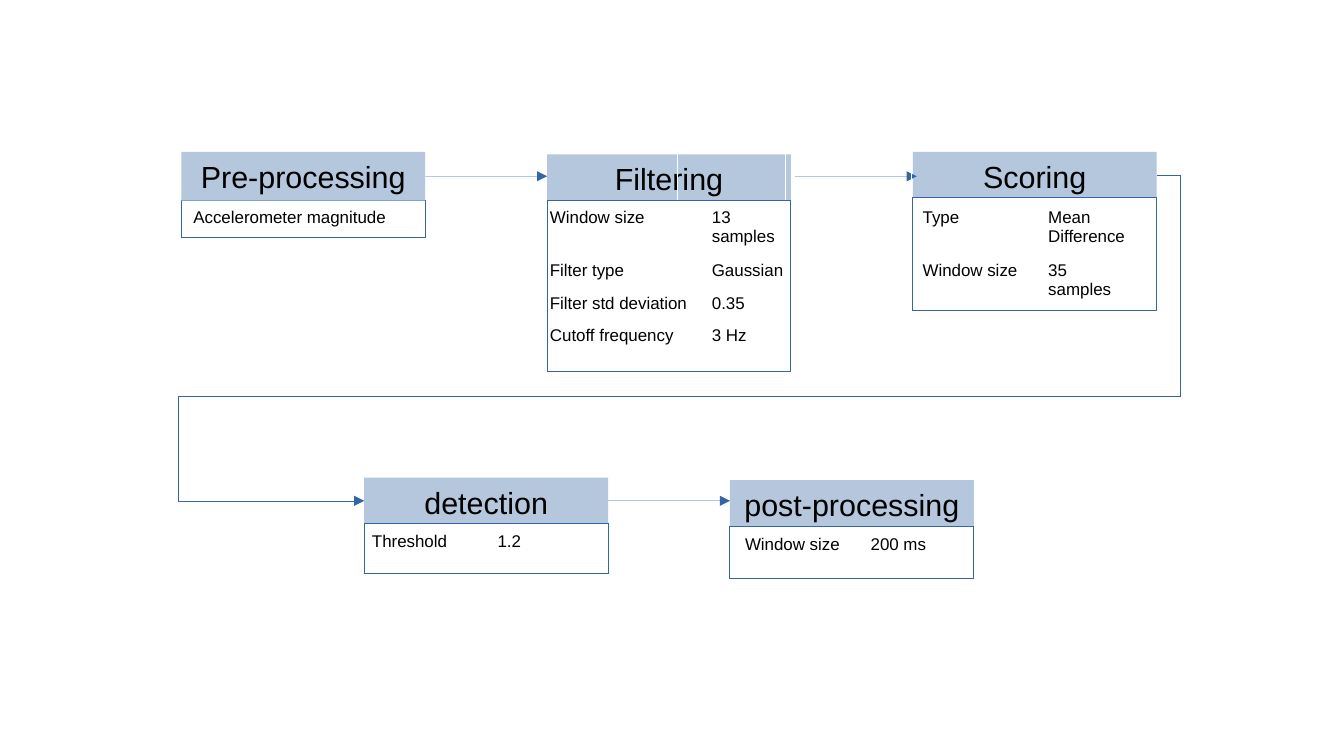
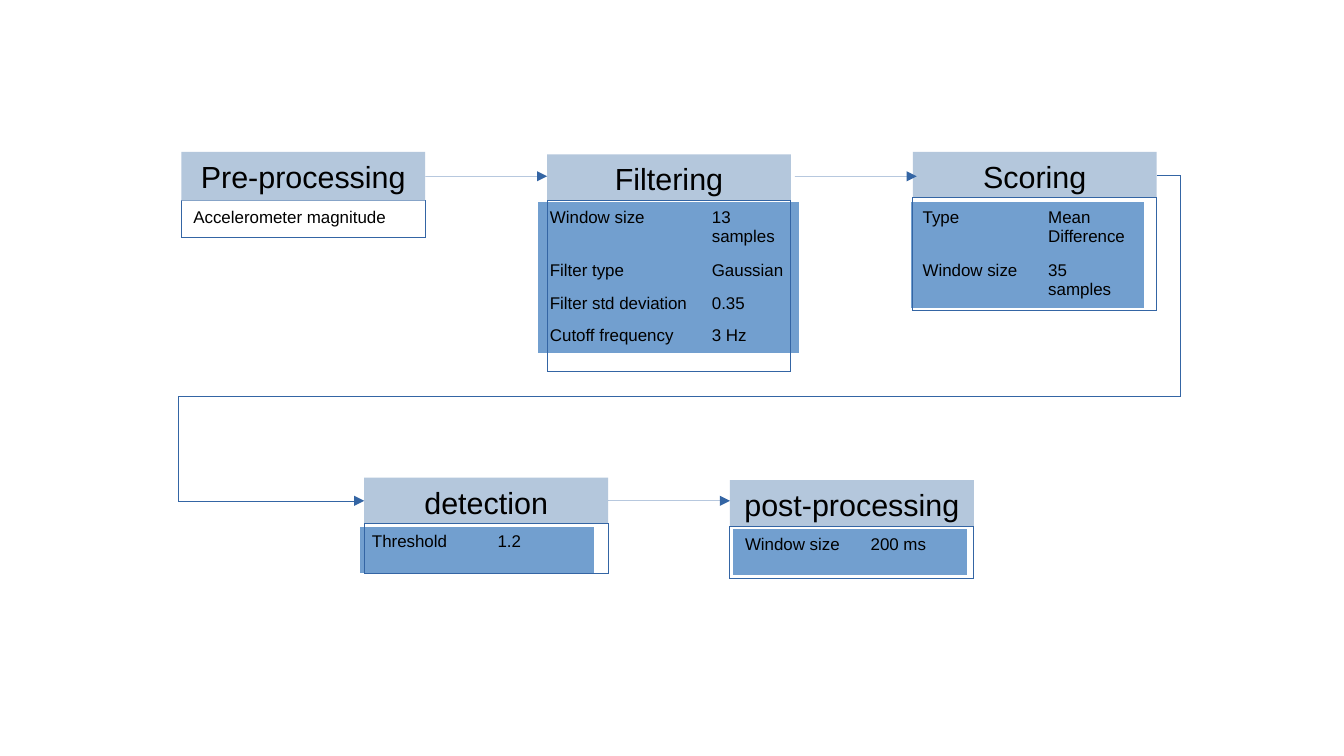
Before and after one commit to xiaohushaoxiang/Thesis-Report, a slide deck: slide 1 of diagramsv2.odp. Drawn at 1344x756 pixels with LibreOffice and Linux fonts; fonts in the diff are those of the drawing. Boxes give left, top, right and bottom in pixels: in the first picture for what was removed or moved away, otherwise in the second. Text is boxed around its words. In the diff, an @@ line names an element or a change of style, - is before the commit and + after.

```diff
--- a/diagramsv2.odp
+++ b/diagramsv2.odp
@@ table at box(538, 202, 800, 349) @@
@@ fill #FFFFFF to #729FCF in 8 cells @@
@@ borders changed @@
@@ table at box(911, 202, 1145, 304) @@
@@ fill #FFFFFF to #729FCF in 4 cells @@
@@ borders changed @@
@@ table at box(360, 527, 594, 573) @@
@@ fill #FFFFFF to #729FCF in row 1 @@
@@ borders changed @@
@@ table at box(733, 529, 967, 576) @@
@@ fill #FFFFFF to #729FCF in row 1 @@
@@ borders changed @@
```
Also in this commit, not shown: 2 other slides changed, 1 slide added, 1 slide removed, 24 other files.
